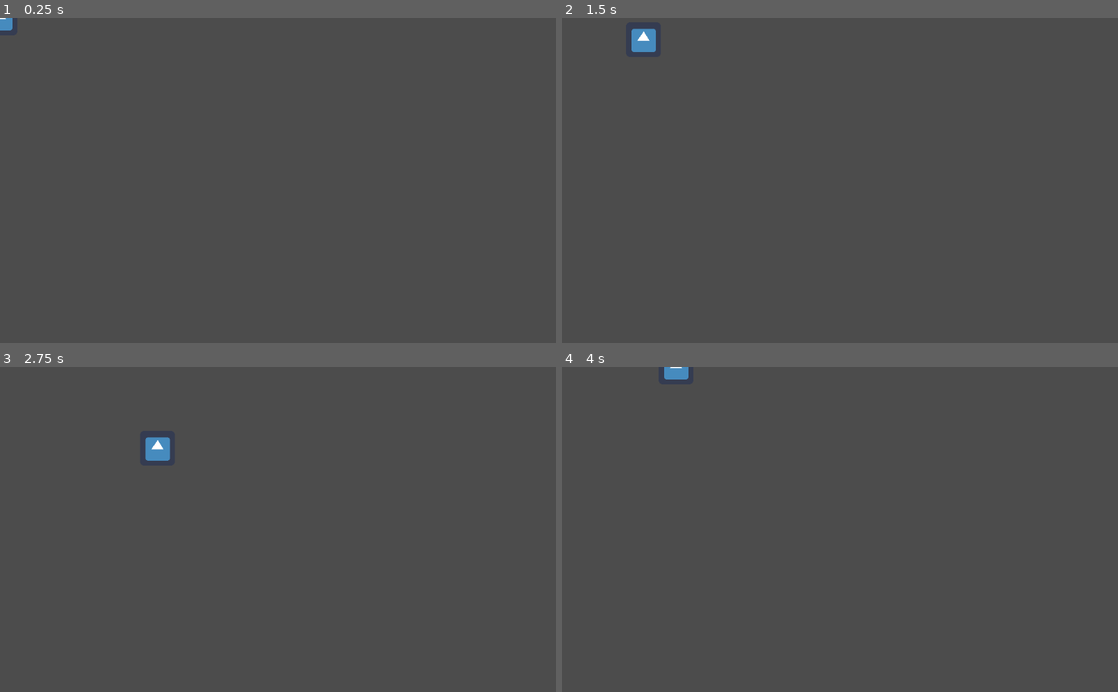
Above: before the commit, frames 1-4 (two rows, left to right).
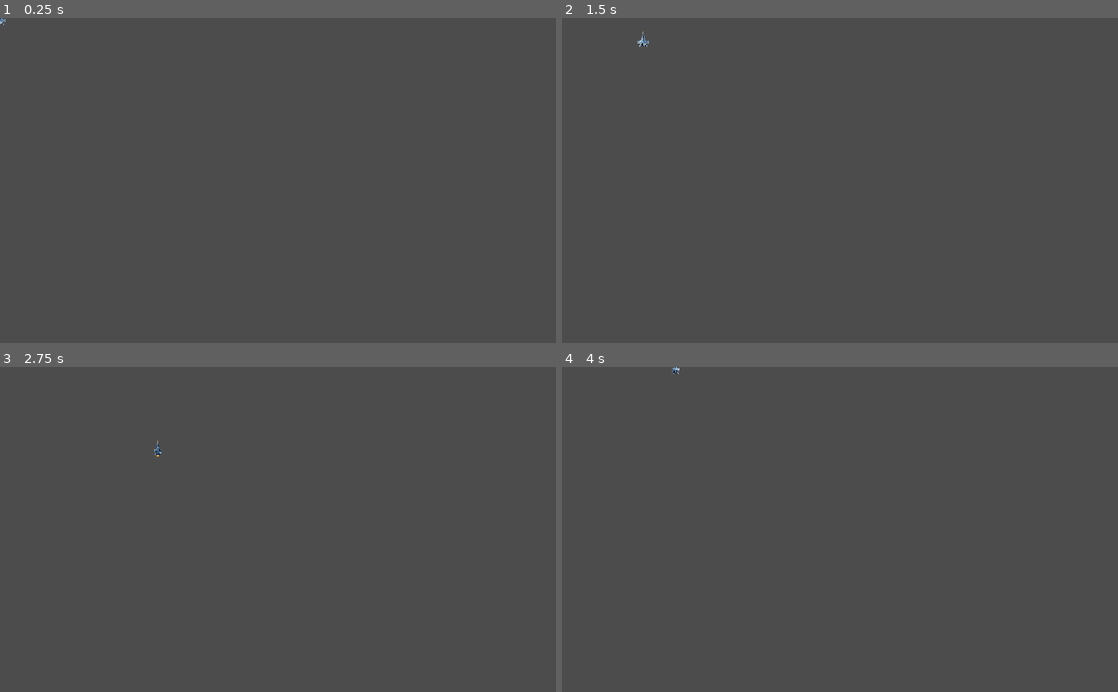
Above: after the commit, the same moments.

Repository: Gui-dev/plane-fight
Game: Godot game, scene res://scenes/Player.tscn
The game is run twice, just before and just after one commit, with the same random seed, the same clock (stepped at 60 frames per second) and the same inputs. The project has no main scene, so this scene is started directly. The engine's default icon, where the game draws it, is replaced by a stand-in: a white triangle on a blue panel in a dark square.
Inputs:
- Up to frame 1 (0.25 s): no input
- Up to frame 2 (1.5 s): tap Enter at 0.5 s; hold Right (ui_right) 0.53-1.28 s; hold Down (ui_down) from 1.28 s (still down)
- Up to frame 3 (2.75 s): release Down (ui_down) at 2.03 s; hold Right (ui_right) from 2.03 s (still down)
- Up to frame 4 (4 s): release Right (ui_right) at 2.78 s; hold Up (ui_up) 2.78-3.53 s; hold Left (ui_left) from 3.53 s (still down)

The runs differ from the first frame. In frame 1, less than 0.1% of the frame differs, in the area x 0-3%, y 0-4%; in frame 2, 0.3%; in frame 3, 0.3%, in the area x 26-31%, y 21-29%; in frame 4, 0.2%.

Commit message:
feat: add Player scene and animations

Diff:
--- a/scenes/Player.tscn
+++ b/scenes/Player.tscn
@@ -1,17 +1,162 @@
-[gd_scene load_steps=4 format=2]
+[gd_scene load_steps=16 format=2]
 
 [ext_resource path="res://scripts/Player.gd" type="Script" id=1]
-[ext_resource path="res://icon.png" type="Texture" id=2]
+[ext_resource path="res://assets/sprites/player/f18.png" type="Texture" id=2]
 
-[sub_resource type="RectangleShape2D" id=1]
-extents = Vector2( 31, 30 )
+[sub_resource type="CapsuleShape2D" id=1]
+radius = 7.0
+height = 15.0
+
+[sub_resource type="Animation" id=2]
+length = 0.001
+tracks/0/type = "value"
+tracks/0/path = NodePath("sprite:region_rect")
+tracks/0/interp = 1
+tracks/0/loop_wrap = true
+tracks/0/imported = false
+tracks/0/enabled = true
+tracks/0/keys = {
+"times": PoolRealArray( 0 ),
+"transitions": PoolRealArray( 1 ),
+"update": 0,
+"values": [ Rect2( 64, 40, 32, 32 ) ]
+}
+
+[sub_resource type="Animation" id=3]
+resource_name = "idle"
+length = 0.2
+loop = true
+tracks/0/type = "value"
+tracks/0/path = NodePath("sprite:region_rect")
+tracks/0/interp = 1
+tracks/0/loop_wrap = true
+tracks/0/imported = false
+tracks/0/enabled = true
+tracks/0/keys = {
+"times": PoolRealArray( 0, 0.1 ),
+"transitions": PoolRealArray( 1, 1 ),
+"update": 1,
+"values": [ Rect2( 64, 40, 32, 32 ), Rect2( 64, 0, 32, 32 ) ]
+}
+
+[sub_resource type="Animation" id=4]
+resource_name = "left_1"
+length = 0.2
+loop = true
+tracks/0/type = "value"
+tracks/0/path = NodePath("sprite:region_rect")
+tracks/0/interp = 1
+tracks/0/loop_wrap = true
+tracks/0/imported = false
+tracks/0/enabled = true
+tracks/0/keys = {
+"times": PoolRealArray( 0, 0.1 ),
+"transitions": PoolRealArray( 1, 1 ),
+"update": 1,
+"values": [ Rect2( 32, 40, 32, 32 ), Rect2( 32, 0, 32, 32 ) ]
+}
+
+[sub_resource type="Animation" id=5]
+resource_name = "left_2"
+length = 0.2
+loop = true
+tracks/0/type = "value"
+tracks/0/path = NodePath("sprite:region_rect")
+tracks/0/interp = 1
+tracks/0/loop_wrap = true
+tracks/0/imported = false
+tracks/0/enabled = true
+tracks/0/keys = {
+"times": PoolRealArray( 0, 0.1 ),
+"transitions": PoolRealArray( 1, 1 ),
+"update": 1,
+"values": [ Rect2( 0, 40, 32, 32 ), Rect2( 0, 0, 32, 32 ) ]
+}
+
+[sub_resource type="Animation" id=6]
+resource_name = "right_1"
+length = 0.2
+loop = true
+tracks/0/type = "value"
+tracks/0/path = NodePath("sprite:region_rect")
+tracks/0/interp = 1
+tracks/0/loop_wrap = true
+tracks/0/imported = false
+tracks/0/enabled = true
+tracks/0/keys = {
+"times": PoolRealArray( 0, 0.1 ),
+"transitions": PoolRealArray( 1, 1 ),
+"update": 1,
+"values": [ Rect2( 96, 40, 32, 32 ), Rect2( 96, 0, 32, 32 ) ]
+}
+
+[sub_resource type="Animation" id=7]
+resource_name = "right_2"
+length = 0.2
+loop = true
+tracks/0/type = "value"
+tracks/0/path = NodePath("sprite:region_rect")
+tracks/0/interp = 1
+tracks/0/loop_wrap = true
+tracks/0/imported = false
+tracks/0/enabled = true
+tracks/0/keys = {
+"times": PoolRealArray( 0, 0.1 ),
+"transitions": PoolRealArray( 1, 1 ),
+"update": 1,
+"values": [ Rect2( 128, 40, 32, 32 ), Rect2( 128, 0, 32, 32 ) ]
+}
+
+[sub_resource type="AnimationNodeAnimation" id=8]
+animation = "idle"
+
+[sub_resource type="AnimationNodeAnimation" id=9]
+animation = "right_1"
+
+[sub_resource type="AnimationNodeAnimation" id=10]
+animation = "right_2"
+
+[sub_resource type="AnimationNodeAnimation" id=11]
+animation = "left_1"
+
+[sub_resource type="AnimationNodeAnimation" id=12]
+animation = "left_2"
+
+[sub_resource type="AnimationNodeBlendSpace1D" id=13]
+blend_point_0/node = SubResource( 8 )
+blend_point_0/pos = 0.0
+blend_point_1/node = SubResource( 9 )
+blend_point_1/pos = 0.5
+blend_point_2/node = SubResource( 10 )
+blend_point_2/pos = 1.0
+blend_point_3/node = SubResource( 11 )
+blend_point_3/pos = -0.5
+blend_point_4/node = SubResource( 12 )
+blend_point_4/pos = -1.0
 
 [node name="Player" type="Area2D"]
 script = ExtResource( 1 )
 
 [node name="collision" type="CollisionShape2D" parent="."]
-position = Vector2( 0, -1 )
+position = Vector2( -1, 0.5 )
 shape = SubResource( 1 )
 
 [node name="sprite" type="Sprite" parent="."]
 texture = ExtResource( 2 )
+region_enabled = true
+region_rect = Rect2( 64, 40, 32, 32 )
+
+[node name="animation" type="AnimationPlayer" parent="."]
+autoplay = "idle"
+anims/RESET = SubResource( 2 )
+anims/idle = SubResource( 3 )
+anims/left_1 = SubResource( 4 )
+anims/left_2 = SubResource( 5 )
+anims/right_1 = SubResource( 6 )
+anims/right_2 = SubResource( 7 )
+
+[node name="animation_tree" type="AnimationTree" parent="."]
+tree_root = SubResource( 13 )
+anim_player = NodePath("../animation")
+active = true
+parameters/blend_position = 0
--- a/scripts/Player.gd
+++ b/scripts/Player.gd
@@ -3,9 +3,14 @@
 
 var speed = 200
 var movement = Vector2()
+var smooth := 0.0
+onready var animation = $animation_tree
 
 
 func _process(delta: float) -> void:
   movement.x = Input.get_action_strength('ui_right') - Input.get_action_strength('ui_left')
   movement.y = Input.get_action_strength('ui_down') - Input.get_action_strength('ui_up')
   position += movement.normalized() * speed * delta
+
+  smooth = lerp(smooth, movement.x, 50 * delta)
+  animation.set('parameters/blend_position', movement.x)
